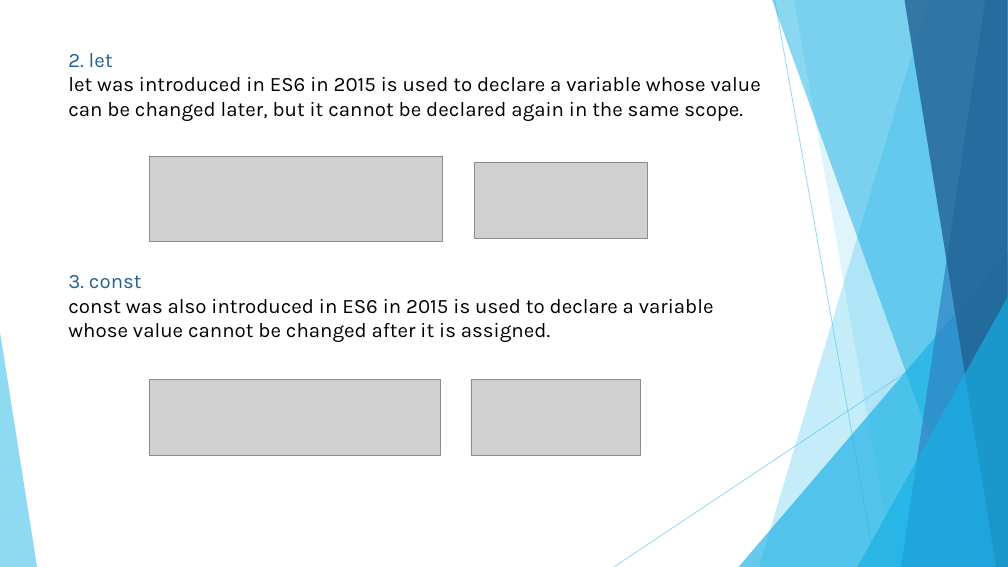
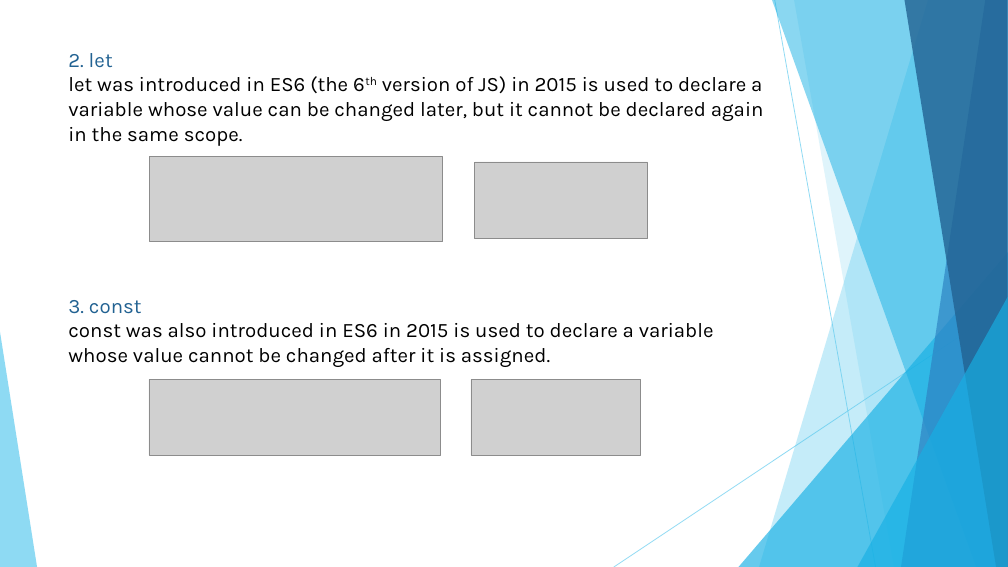
Before and after one commit to romaisa-99/Internship, a slide deck: slide 4 of Day 7/Scope and Its types.pptx. Drawn at 1008x567 pixels with LibreOffice and Linux fonts; fonts in the diff are those of the drawing; grey boxes stand for pictures. Boxes give left, top, right and bottom in pixels: in the first picture for what was removed or moved away, otherwise in the second. Text is boxed around its words. In the diff, an @@ line names an element or a change of style, - is before the commit and + after.

```diff
--- a/Day 7/Scope and Its types.pptx
+++ b/Day 7/Scope and Its types.pptx
@@ text at box(68, 76, 764, 146): text changed @@
-let was introduced in ES6 in 2015 is used to declare a variable whose value can be changed later, but it cannot be declared again in the same scope.
+let was introduced in ES6 (the 6th version of JS) in 2015 is used to declare a variable whose value can be changed later, but it cannot be declared again in the same scope.
```
Also in this commit, not shown: 5 other slides changed, 1 slide added, 6 other files.
